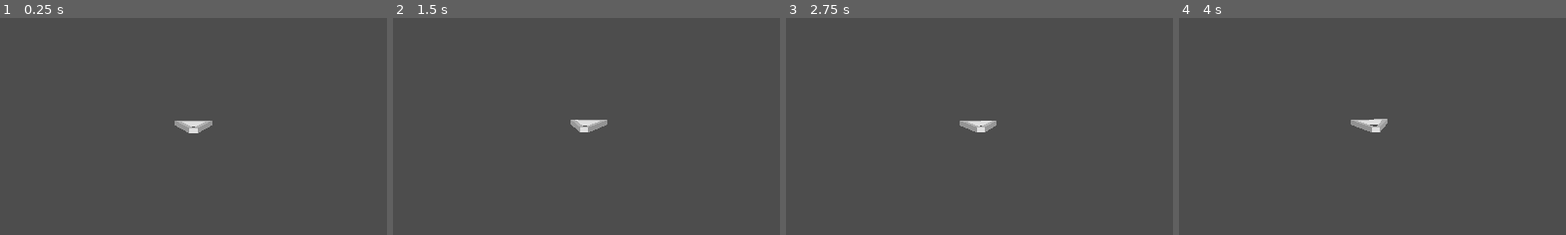
Above: before the commit, frames 1-4 (left to right).
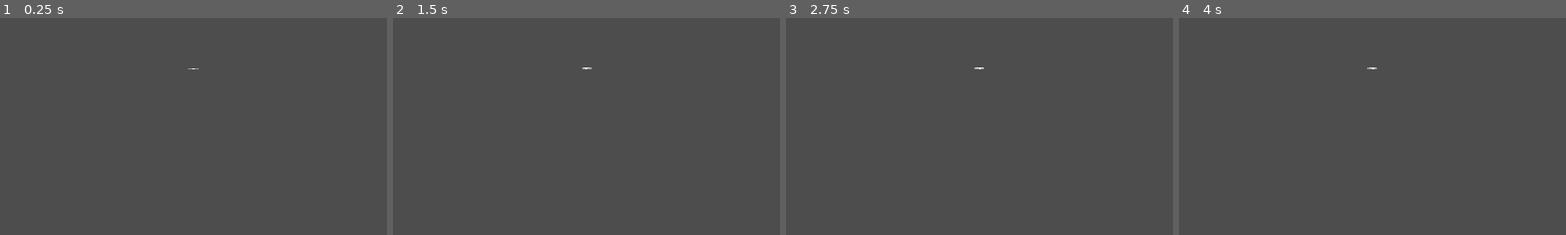
Above: after the commit, the same moments.

Repository: KuroiRoy/Godot-CubicalMarchingCubes-Test
Game: Godot game, scene res://terrain_test.tscn
The game is run twice, just before and just after one commit, with the same random seed, the same clock (stepped at 60 frames per second) and the same inputs.
Inputs (mouse positions are % of the whole screen's width and height, from its top left):
- Up to frame 1 (0.25 s): no input
- Up to frame 2 (1.5 s): tap Enter at 0.5 s; move the mouse to (72, 45) at 0.52 s; click (72, 45) at 0.67 s; tap Space at 1.25 s; move the mouse to (45, 50) at 1.27 s; click (45, 50) at 1.42 s
- Up to frame 3 (2.75 s): tap Enter at 2 s; move the mouse to (52, 48) at 2.02 s; click (52, 48) at 2.17 s
- Up to frame 4 (4 s): tap Space at 2.75 s; move the mouse to (49, 52) at 2.77 s; click (49, 52) at 2.92 s; tap Enter at 3.5 s; move the mouse to (57, 51) at 3.52 s; click (57, 51) at 3.67 s
The pictures show only the part of the screen within x 25-75%, y 43-93%; the shares and areas given below are measured in that part.

The runs differ from the first frame. In frame 1, 0.4% of the frame differs, in the area x 45-55%, y 23-54%; in frame 2, 0.4%; in frame 3, 0.4%; in frame 4, 0.4%, in the area x 44-54%, y 22-53%.
Error in both runs: Cannot call method 'shader_create_from_spirv' on a null value. (res://terrain_manager.gd:26)

Commit message:
Got it to generate a little more of a shape. Still spikey triangles though

Diff:
--- a/OrbitCamera.gd
+++ b/OrbitCamera.gd
@@ -7,7 +7,7 @@
 # control variables
 @export var maxPitchDeg : float = 45
 @export var minPitchDeg : float = -45
-@export var maxZoom : float = 20
+@export var maxZoom : float = 150
 @export var minZoom : float = 4
 @export var zoomStep : float = 2
 @export var zoomYStep : float = 0.15
@@ -19,7 +19,7 @@
 
 # private variables
 @onready var _springArm : SpringArm3D = get_node("SpringArm")
-@onready var _curZoom : float = maxZoom
+@onready var _curZoom : float = (maxZoom + minZoom) / 2.0
 
 var _curYoffset : float = camYOffset
 
--- a/terrain_manager.gd
+++ b/terrain_manager.gd
@@ -1,7 +1,7 @@
 extends Node3D
 
 const CHUNK_SIZE = 32
-const MAX_VERTICES = CHUNK_SIZE * CHUNK_SIZE * CHUNK_SIZE * 5 # Conservative estimate
+const MAX_VERTICES = CHUNK_SIZE * CHUNK_SIZE * CHUNK_SIZE * 12
 
 @export var material: Material
 @export var compute_shader: Shader
@@ -11,7 +11,7 @@
 var pipeline: RID
 
 # Buffers
-var density_buffer: RID
+var hermite_buffer: RID
 var vertex_buffer: RID
 var normal_buffer: RID
 var index_buffer: RID
@@ -40,9 +40,10 @@
 
 func setup_buffers():
 	# Density field buffer (float32)
-	var density_bytes = PackedByteArray()
-	density_bytes.resize(CHUNK_SIZE * CHUNK_SIZE * CHUNK_SIZE * 4)  # 4 bytes per float
-	density_buffer = rd.storage_buffer_create(density_bytes.size(), density_bytes)
+	var hermite_bytes = PackedByteArray()
+	# hermite_bytes.resize(CHUNK_SIZE * CHUNK_SIZE * CHUNK_SIZE * 7 * 4)  # 7 floats * 4 bytes per each
+	hermite_bytes.resize(CHUNK_SIZE * CHUNK_SIZE * CHUNK_SIZE * 3 * 12) # 12 bytes per element (std430 uses largest member, in this case vec3)
+	hermite_buffer = rd.storage_buffer_create(hermite_bytes.size(), hermite_bytes)
 
 	# Vertex buffer (vec4 = 4 floats)
 	var vertex_bytes = PackedByteArray()
@@ -56,7 +57,7 @@
 
 	# Index buffer (uint32)
 	var index_bytes = PackedByteArray()
-	index_bytes.resize(MAX_VERTICES * 4)  # 4 bytes per uint32
+	index_bytes.resize(MAX_VERTICES * 15 * 4)  # 4 bytes per uint32
 	index_buffer = rd.storage_buffer_create(index_bytes.size(), index_bytes)
 
 	# Count buffer (2× uint32)
@@ -65,21 +66,67 @@
 	count_buffer = rd.storage_buffer_create(count_bytes.size(), count_bytes)
 
 func generate_test_density():
+	# Create arrays for all components of HermiteData
+	var positions = PackedFloat32Array()
+	var normals = PackedFloat32Array()
 	var densities = PackedFloat32Array()
+
+	# Each array will contain CHUNK_SIZE^3 elements (but positions and normals have 3 components each)
+	positions.resize(CHUNK_SIZE * CHUNK_SIZE * CHUNK_SIZE * 3)
+	normals.resize(CHUNK_SIZE * CHUNK_SIZE * CHUNK_SIZE * 3)
 	densities.resize(CHUNK_SIZE * CHUNK_SIZE * CHUNK_SIZE)
+
+	var center = Vector3(CHUNK_SIZE / 2.0, CHUNK_SIZE / 2.0, CHUNK_SIZE / 2.0)
 
 	for z in CHUNK_SIZE:
 		for y in CHUNK_SIZE:
 			for x in CHUNK_SIZE:
+				var pos = Vector3(x, y, z)
 				var idx = x + y * CHUNK_SIZE + z * CHUNK_SIZE * CHUNK_SIZE
-				# Simple sphere density function
-				var center = Vector3(CHUNK_SIZE/2, CHUNK_SIZE/2, CHUNK_SIZE/2)
-				var pos = Vector3(x, y, z)
-				densities[idx] = pos.distance_to(center) - (CHUNK_SIZE/3)
-
-	# Convert to PackedByteArray before uploading
-	var byte_data = densities.to_byte_array()
-	rd.buffer_update(density_buffer, 0, byte_data.size(), byte_data)
+				var vec_idx = idx * 3
+
+				# Position (3 floats)
+				positions[vec_idx] = pos.x
+				positions[vec_idx + 1] = pos.y
+				positions[vec_idx + 2] = pos.z
+
+				# Density (1 float)
+				var dist = pos.distance_to(center)
+				densities[idx] = dist - (CHUNK_SIZE / 3.0)
+
+				# Normal (3 floats) - gradient of the density field
+				var normal = (pos - center).normalized()
+				normals[vec_idx] = normal.x
+				normals[vec_idx + 1] = normal.y
+				normals[vec_idx + 2] = normal.z
+
+	# Combine all data into a single byte array matching the HermiteData struct
+	var byte_data = PackedByteArray()
+	# byte_data.resize(CHUNK_SIZE * CHUNK_SIZE * CHUNK_SIZE * 7 * 4)  # 7 floats per element
+	byte_data.resize(CHUNK_SIZE * CHUNK_SIZE * CHUNK_SIZE * 3 * 12) # 12 bytes per element (std430 uses largest member, in this case vec3)
+
+	# Manually pack the data in the correct order (position, normal, density)
+	for i in range(CHUNK_SIZE * CHUNK_SIZE * CHUNK_SIZE):
+		var base_offset = i * 3 * 12 # 12 bytes per element
+
+		# Position (3 floats)
+		for j in range(3):
+			var bytes = positions.to_byte_array().slice((i * 3 + j) * 4, (i * 3 + j + 1) * 4)
+			for k in range(4):
+				byte_data[base_offset + j * 4 + k] = bytes[k]
+
+		# Normal (3 floats)
+		for j in range(3):
+			var bytes = normals.to_byte_array().slice((i * 3 + j) * 4, (i * 3 + j + 1) * 4)
+			for k in range(4):
+				byte_data[base_offset + 12 + j * 4 + k] = bytes[k]  # 12 = 3 floats * 4 bytes
+
+		# Density (1 float)
+		var density_bytes = densities.to_byte_array().slice(i * 4, (i + 1) * 4)
+		for j in range(4):
+			byte_data[base_offset + 24 + j] = density_bytes[j]  # 24 = 6 floats * 4 bytes
+
+	rd.buffer_update(hermite_buffer, 0, byte_data.size(), byte_data)
 
 func extract_surface():
 	# Create uniforms for all bindings
@@ -89,7 +136,7 @@
 	var uniform0 = RDUniform.new()
 	uniform0.uniform_type = RenderingDevice.UNIFORM_TYPE_STORAGE_BUFFER
 	uniform0.binding = 0
-	uniform0.add_id(density_buffer)
+	uniform0.add_id(hermite_buffer)
 	uniforms.append(uniform0)
 
 	# Binding 1: Vertex buffer
@@ -129,9 +176,9 @@
 	rd.compute_list_bind_uniform_set(compute_list, uniform_set, 0)
 
 	# Dispatch enough workgroups to cover the entire chunk
-	var x_groups = (CHUNK_SIZE + 7) / 8
-	var y_groups = (CHUNK_SIZE + 7) / 8
-	var z_groups = (CHUNK_SIZE + 7) / 8
+	var x_groups = CHUNK_SIZE - 1
+	var y_groups = CHUNK_SIZE - 1
+	var z_groups = CHUNK_SIZE - 1
 
 	rd.compute_list_dispatch(compute_list, x_groups, y_groups, z_groups)
 	rd.compute_list_end()
@@ -143,8 +190,10 @@
 func create_mesh():
 	# Read back counts
 	var counts = rd.buffer_get_data(count_buffer)
-	var vertex_count = counts.decode_s32(0)
-	var index_count = counts.decode_s32(4)
+	var vertex_count = counts.decode_u32(0)
+	var index_count = counts.decode_u32(4)
+
+	print('vertex count: ', vertex_count, ' index count: ', index_count)
 
 	if vertex_count == 0:
 		return
@@ -202,7 +251,7 @@
 	if rd:
 		rd.free_rid(shader_rid)
 		rd.free_rid(pipeline)
-		rd.free_rid(density_buffer)
+		rd.free_rid(hermite_buffer)
 		rd.free_rid(vertex_buffer)
 		rd.free_rid(normal_buffer)
 		rd.free_rid(index_buffer)
--- a/terrain_test.tscn
+++ b/terrain_test.tscn
@@ -1,8 +1,11 @@
-[gd_scene load_steps=4 format=3 uid="uid://mj87awh1qdcj"]
+[gd_scene load_steps=5 format=3 uid="uid://mj87awh1qdcj"]
 
 [ext_resource type="Script" uid="uid://pa2eft5ook5n" path="res://terrain_manager.gd" id="1_wxr32"]
 [ext_resource type="PackedScene" path="res://CameraRig.tscn" id="2_2ub8u"]
 [ext_resource type="PackedScene" uid="uid://rja0lb1gr1yx" path="res://Triangle thingy.glb" id="3_qa721"]
+
+[sub_resource type="BoxMesh" id="BoxMesh_qa721"]
+size = Vector3(32, 32, 32)
 
 [node name="Node3D" type="Node3D"]
 script = ExtResource("1_wxr32")
@@ -16,3 +19,8 @@
 
 [node name="Triangle thingy" parent="." instance=ExtResource("3_qa721")]
 transform = Transform3D(-4.37114e-08, 0, 1, 0, 1, 0, -1, 0, -4.37114e-08, 0, 0, 0)
+
+[node name="CSGMesh3D" type="CSGMesh3D" parent="."]
+transform = Transform3D(1, 0, 0, 0, 1, 0, 0, 0, 1, 16, 16, 16)
+visible = false
+mesh = SubResource("BoxMesh_qa721")
Not shown, changed: shader_extraction.glsl
Not shown, added: scratchpad.py
